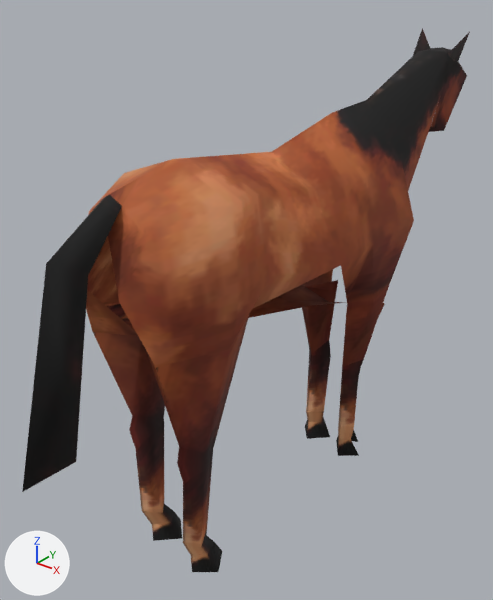
One commit to the COLLADA model client/art/meshes/props/kart_farmstead_b.dae: the scene before it, then after it.
Camera for both pictures: a 50 mm camera at (0.0155, -0.0586, 0.1194) aimed at (-0.0718, 0.0504, 0.0518). The axes (+X, +Y, +Z) are drawn at lower left. The lights are the same throughout. Where no turn or scale is listed for an object, it has been applied to the vertices.

Objects in the first picture: 'objhorse1-Pivot'.
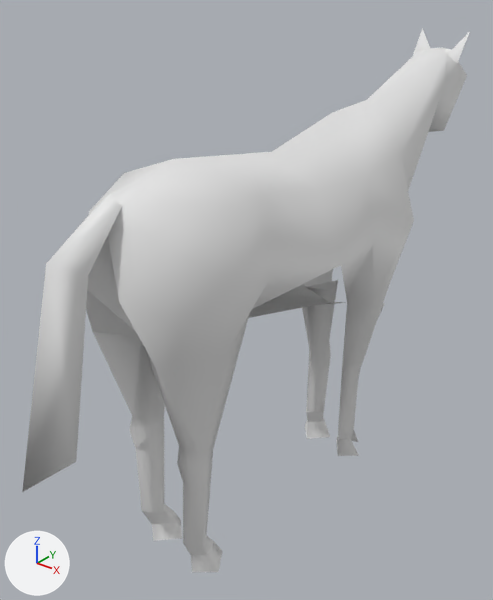
Where the change shows, as pixel boxes [x1, y1, x2, y2] in the pictures (493 x 600 px):
'objhorse1-Pivot', recoloured (brown to grey)
    both: [22, 28, 470, 572]

The edits, one by one:
me_objhorse1mesh has 167 vertices, 282 faces and spans x 0.5443..0.5835, y 0.7889..0.9197, z -0.0008..0.1059.
me_objhorse1mesh no longer uses material mat_08___default (picture img_horse_dds).
